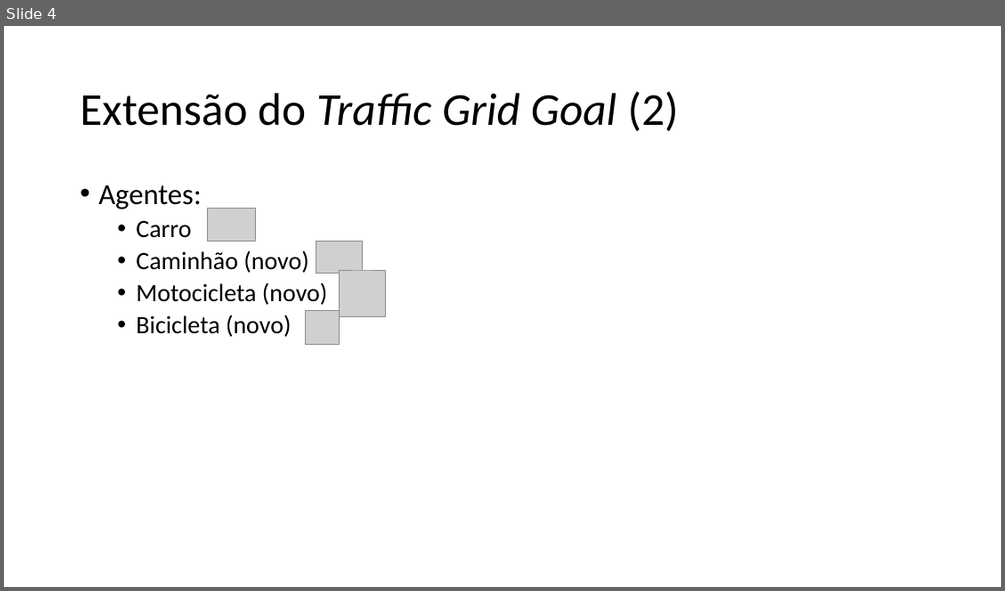
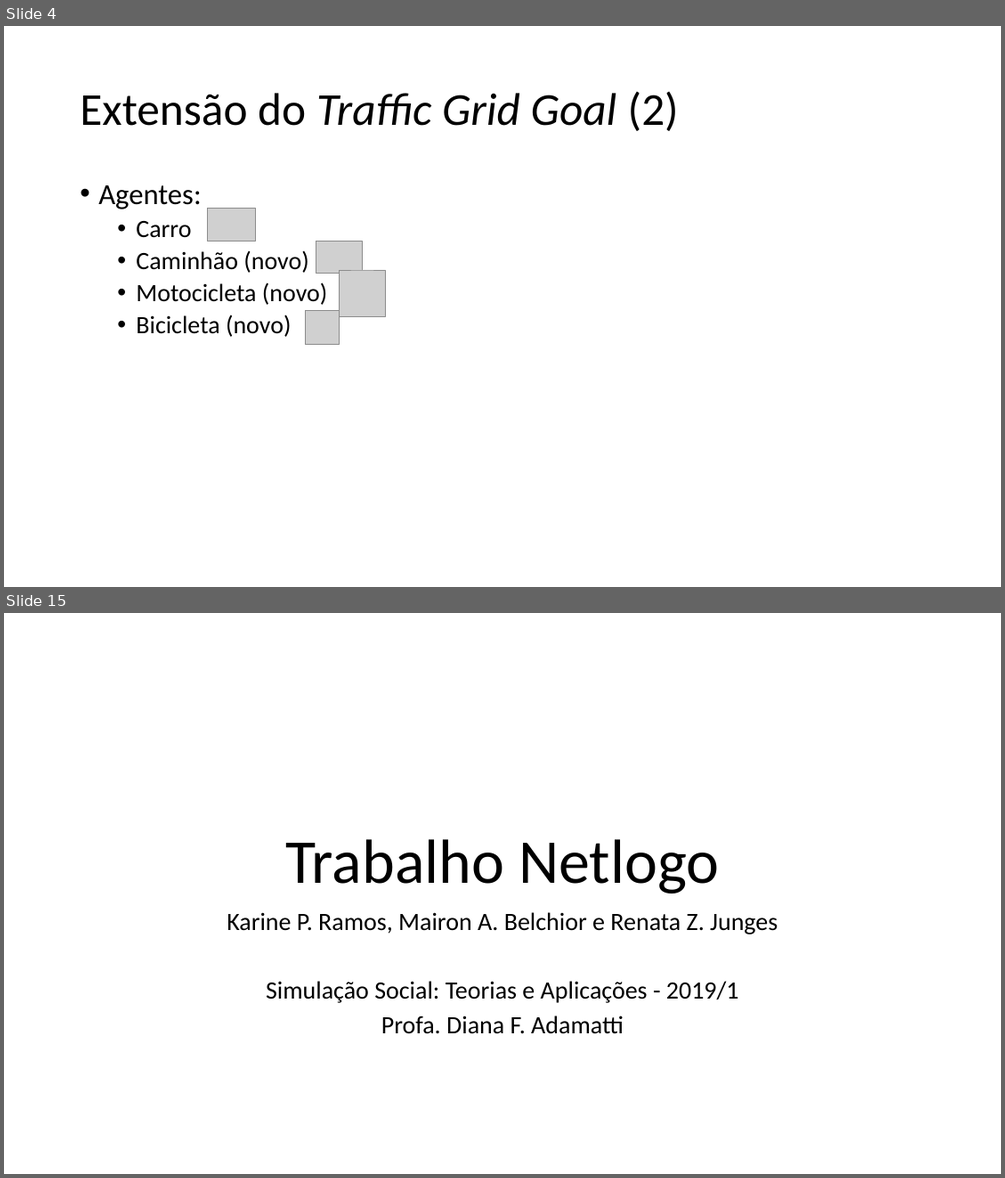
Before and after one commit to rejunges/SimulacaoSocial, a slide deck: Trabalho Netlogo.pptx. Shown one above the other, each under a label of ours: slide 4 before the commit, slides 4 and 15 after it; the slides between them are not shown. The pictures are 1005x591 and 1005x1178 pixels, drawn with LibreOffice and Linux fonts; fonts in the diff are those of the drawing; grey boxes stand for pictures. Boxes give left, top, right and bottom in pixels: in the first picture for what was removed or moved away, otherwise in the second. Text is boxed around its words. In the diff, an @@ line names an element or a change of style, - is before the commit and + after.

```diff
--- a/Trabalho Netlogo.pptx
+++ b/Trabalho Netlogo.pptx
@@ slide 15 added at <box>4,613,1001,1174</box>, background #FFFFFF @@
@@ title added at <box>285,839,719,893</box>, 60 pt, text #000000 @@
+Trabalho Netlogo
@@ subtitle added at <box>226,912,777,1034</box>, 24 pt, text #000000 @@
+Karine P. Ramos, Mairon A. Belchior e Renata Z. Junges
+Simulação Social: Teorias e Aplicações - 2019/1
+Profa. Diana F. Adamatti
```
Also in this commit, not shown: 4 slides changed, 7 other slides added, 1 other file.
